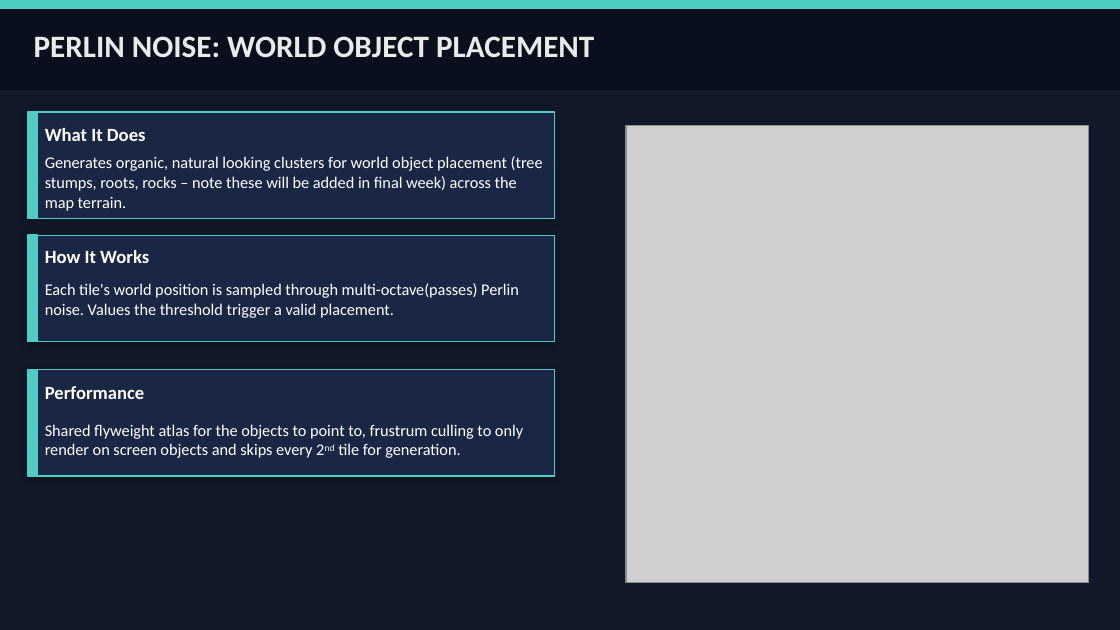
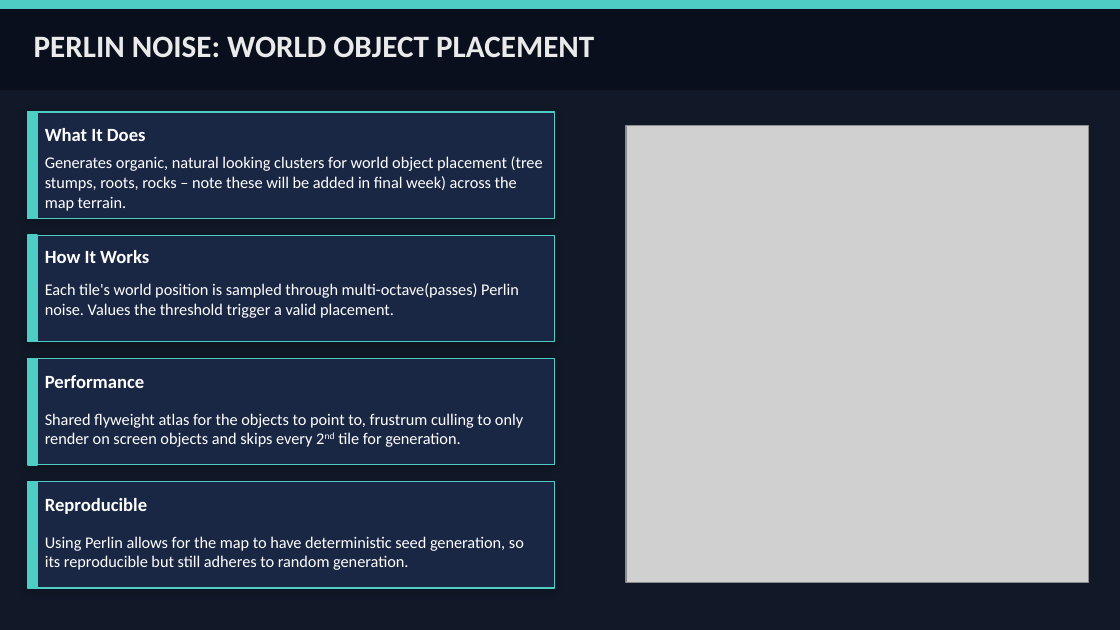
Before and after one commit to Edward-Norton/4th-Year-Thorns, a slide deck: slide 5 of Documentation/Presentations/Presentation-2.pptx. Drawn at 1120x630 pixels with LibreOffice and Linux fonts; fonts in the diff are those of the drawing; grey boxes stand for pictures. Boxes give left, top, right and bottom in pixels: in the first picture for what was removed or moved away, otherwise in the second. Text is boxed around its words. In the diff, an @@ line names an element or a change of style, - is before the commit and + after.

```diff
--- a/Documentation/Presentations/Presentation-2.pptx
+++ b/Documentation/Presentations/Presentation-2.pptx
@@ 2 texts, 2 rectangles: place and size @@
-2 texts, 2 rectangles at (28,370,554,476)
+2 texts, 2 rectangles at (28,358,554,465)
@@ rectangle added at (28,482,554,588), fill #1A2744, outline #4ECDC4 0.75 pt @@
@@ rectangle added at (28,482,37,588), fill #4ECDC4, outline #4ECDC4 1 pt @@
@@ text added at (45,498,147,514), 12 pt, text #FFFFFF, bold @@
+Reproducible
@@ text added at (45,536,524,570), 10.5 pt, text #FFFFFF @@
+Using Perlin allows for the map to have deterministic seed generation, so its reproducible but still adheres to random generation.
```
Also in this commit, not shown: 3 other slides changed, 1 slide added, 1 slide removed.
